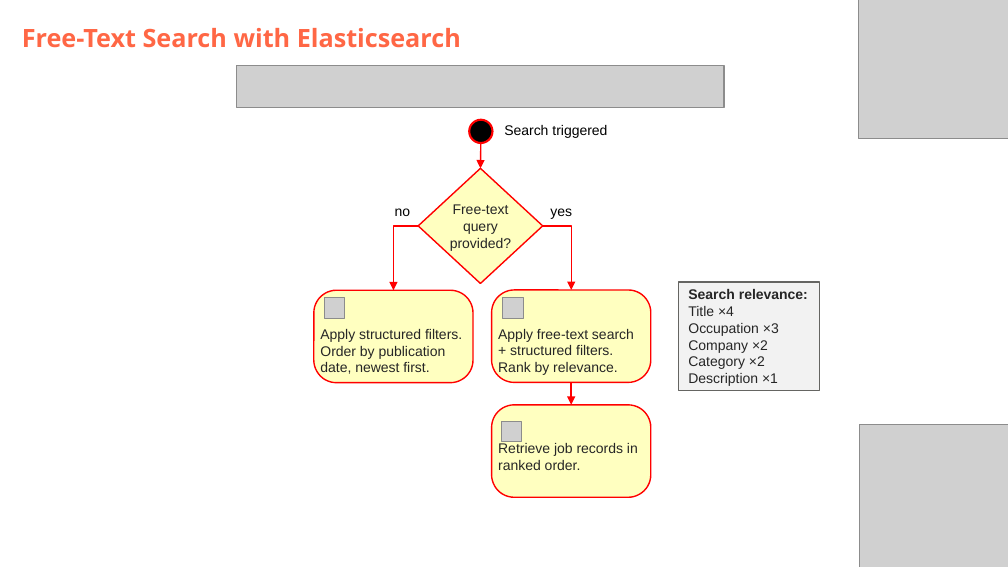
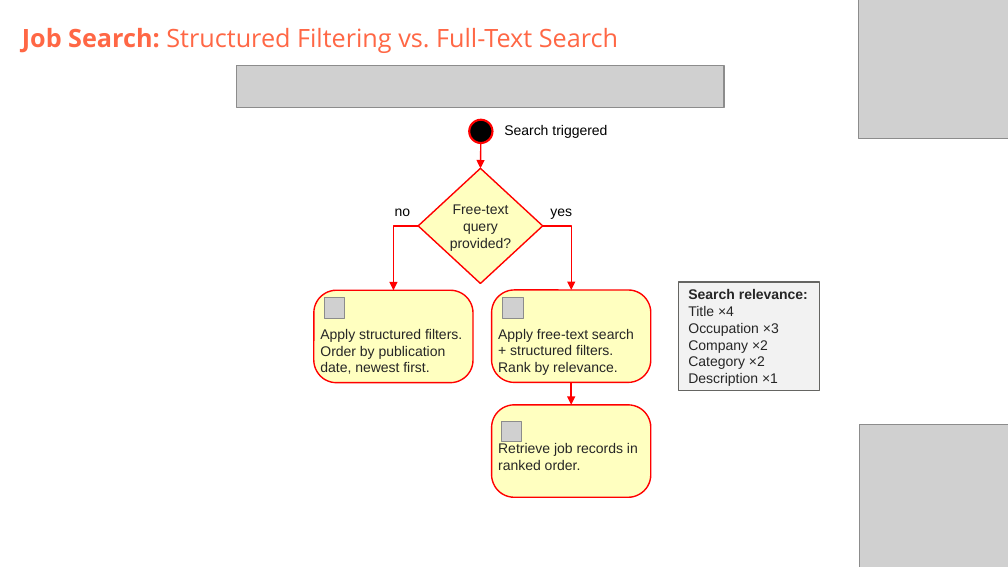
Before and after one commit to DataScientest-Studio/jun26bde-job-market, a slide deck: slide 8 of docs/defence/Defence.pptx. Drawn at 1008x567 pixels with LibreOffice and Linux fonts; fonts in the diff are those of the drawing; grey boxes stand for pictures; background and template pictures are left out. Boxes give left, top, right and bottom in pixels: in the first picture for what was removed or moved away, otherwise in the second. Text is boxed around its words. In the diff, an @@ line names an element or a change of style, - is before the commit and + after.

Commit message:
Add subtitles to most slides

```diff
--- a/docs/defence/Defence.pptx
+++ b/docs/defence/Defence.pptx
@@ subtitle at bbox=[22, 28, 618, 53]: text changed; bold off @@
-Free-Text Search with Elasticsearch
+Job Search: Structured Filtering vs. Full-Text Search
```
Also in this commit, not shown: 6 other slides changed.
